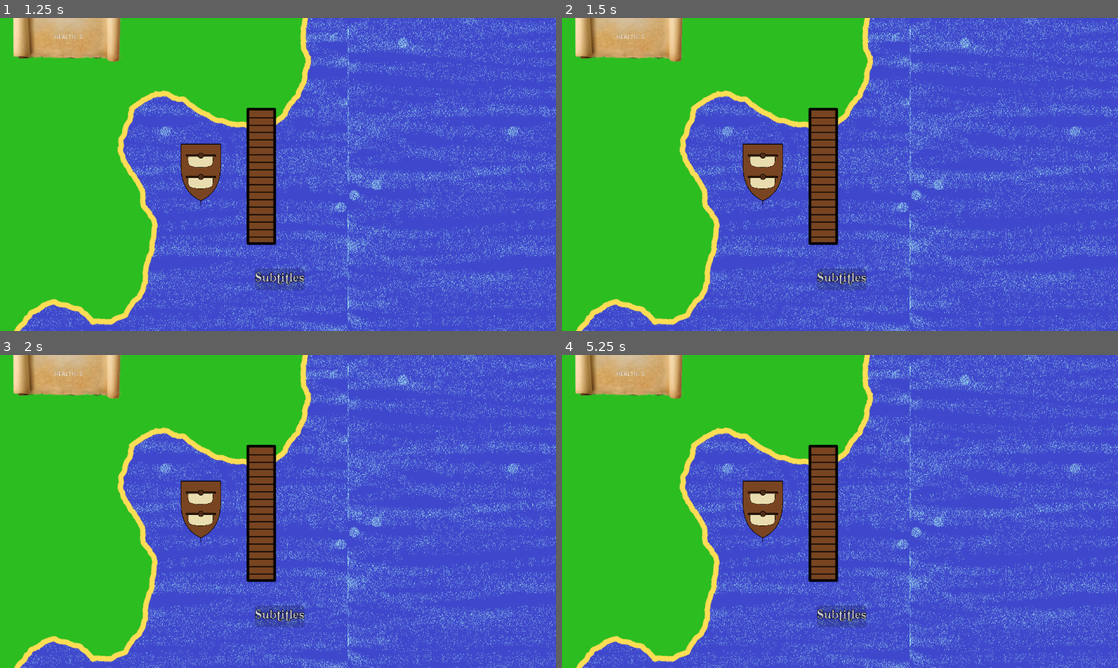
Above: before the commit, frames 1-4 (two rows, left to right).
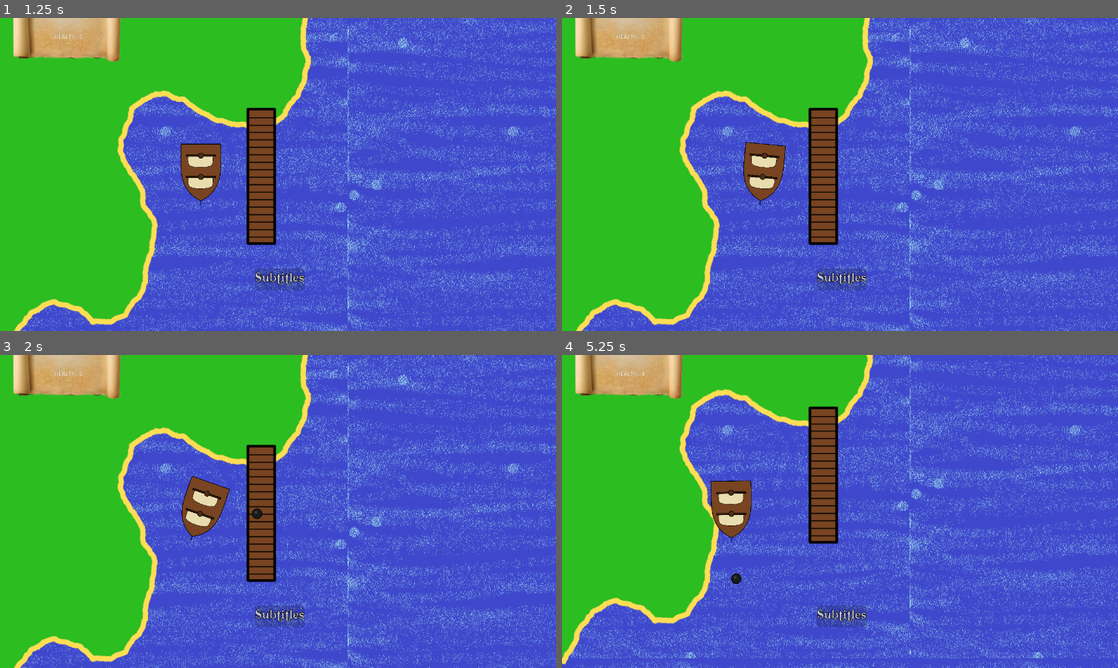
Above: after the commit, the same moments.

Repository: Inglo-Games/GodotWildJam19
Game: Godot game, scene res://scenes/main_menu.tscn
Same seed, same stepped clock (60 frames per second), same inputs: the game is played once before the commit and once after it.
Inputs:
- Up to frame 1 (1.25 s): click "Set Sail" at 0.5 s
- Up to frame 2 (1.5 s): tap Enter at 1.25 s; hold Right (move_right) from 1.28 s (still down); tap A (cannon_port) at 1.35 s
- Up to frame 3 (2 s): keep holding Right (move_right)
- Up to frame 4 (5.25 s): release Right (move_right) at 2.03 s; hold Left (move_left) 2.03-2.78 s; tap one key every 0.75 s from 2.1 s: D (cannon_starboard) S (lower_sails) W (raise_sails) A (cannon_port) D (cannon_starboard); hold Right (move_right) 2.78-4.28 s; hold Left (move_left) from 4.28 s (still down)

Frame 1 is identical in both runs. In frame 2, 0.3% of the frame differs, in the area x 32-41%, y 39-60%; in frame 3, 0.7%; in frame 4, 31%, in the area x 0-100%, y 0-100%.
Error before the commit: Parse Error: The identifier "Island" isn't declared in the current scope. (res://scripts/player.gd:35)

Commit message:
Adding custom settings for subtitles and voices

Diff:
--- a/project.godot
+++ b/project.godot
@@ -14,6 +14,16 @@
 "language": "GDScript",
 "path": "res://scripts/cannonball.gd"
 }, {
+"base": "StaticBody2D",
+"class": "Island",
+"language": "GDScript",
+"path": "res://scripts/island.gd"
+}, {
+"base": "Ship",
+"class": "Player",
+"language": "GDScript",
+"path": "res://scripts/player.gd"
+}, {
 "base": "KinematicBody2D",
 "class": "Ship",
 "language": "GDScript",
@@ -21,8 +31,15 @@
 } ]
 _global_script_class_icons={
 "Cannonball": "",
+"Island": "",
+"Player": "",
 "Ship": ""
 }
+
+[Accessibility]
+
+subtitles=true
+voices=true
 
 [application]
 
--- a/scripts/options.gd
+++ b/scripts/options.gd
@@ -1,7 +1,4 @@
 extends PopupPanel
-
-var subtitles := true
-var voices := true
 
 func _ready():
 	$vbox/sliders_container/bgm_slider.value = AudioServer.get_bus_volume_db(AudioServer.get_bus_index("BGM"))
@@ -14,10 +11,10 @@
 	AudioServer.set_bus_volume_db(AudioServer.get_bus_index("SFX"), value)
 
 func _on_subs_btn_toggled(button_pressed):
-	subtitles = button_pressed
+	ProjectSettings.set_setting("Accessibility/subtitles", button_pressed)
 
 func _on_voice_btn_toggled(button_pressed):
-	voices = button_pressed
+	ProjectSettings.set_setting("Accessibility/voices", button_pressed)
 
 func _on_back_btn_button_up():
 	queue_free()
